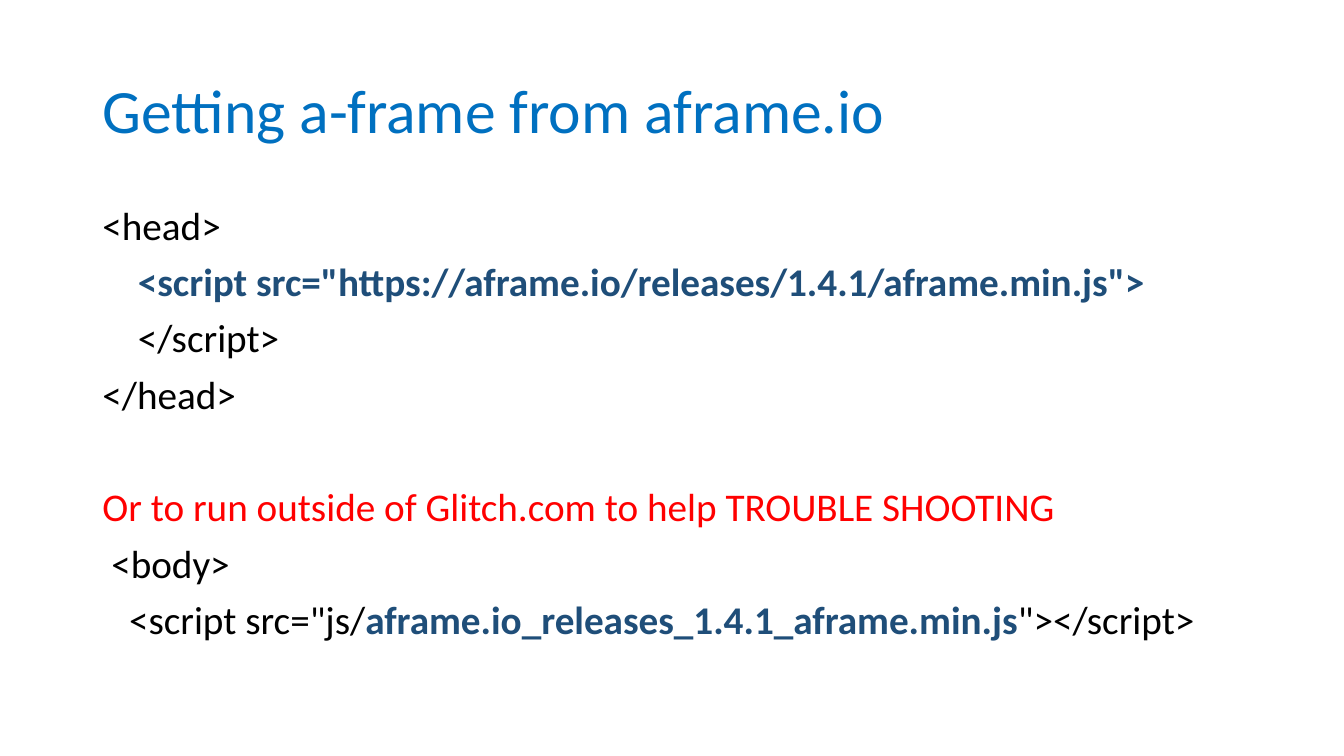
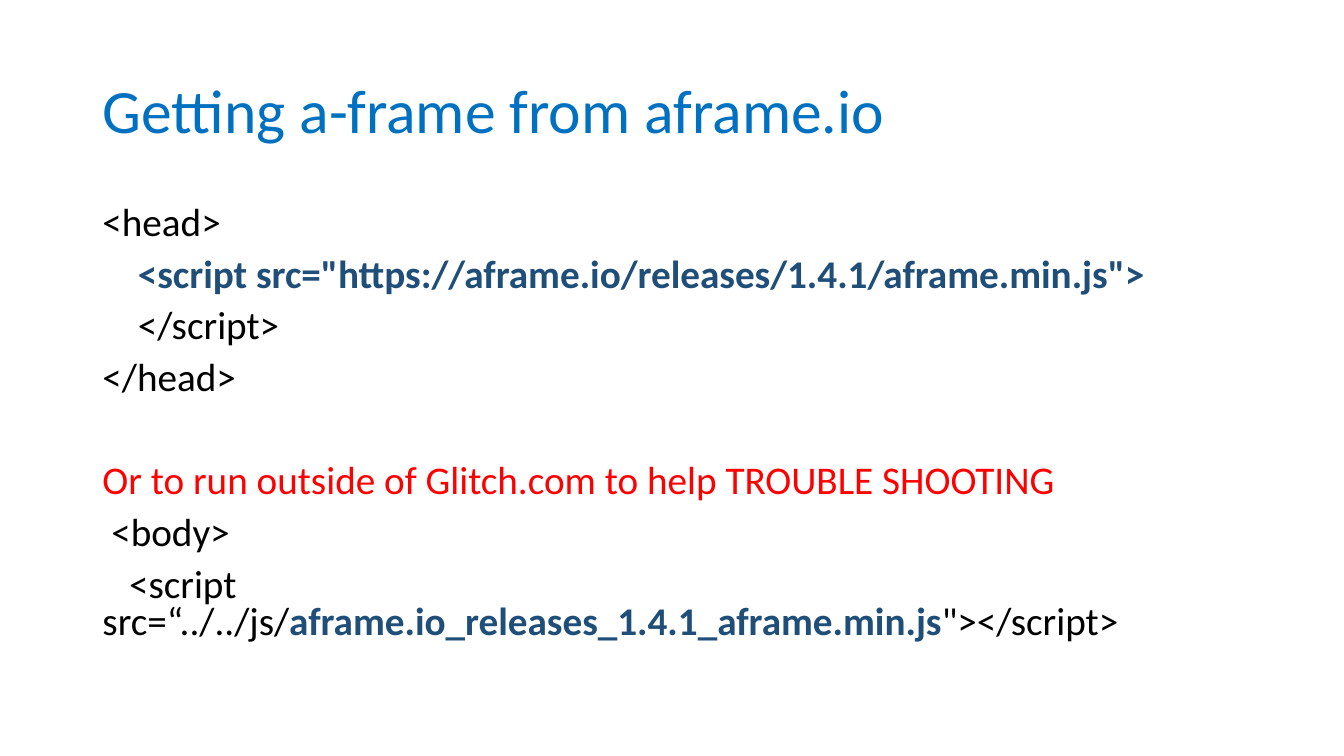
Before and after one commit to wonder-phil/UEMCON-2025, a slide deck: slide 23 of p01/VR-A-Frame-introduction.pptx. Drawn at 1344x756 pixels with LibreOffice and Linux fonts; fonts in the diff are those of the drawing. Boxes give left, top, right and bottom in pixels: in the first picture for what was removed or moved away, otherwise in the second. Text is boxed around its words. In the diff, an @@ line names an element or a change of style, - is before the commit and + after.

```diff
--- a/p01/VR-A-Frame-introduction.pptx
+++ b/p01/VR-A-Frame-introduction.pptx
@@ text at (x1=102, y1=208, x2=1144, y2=553): line spacing 0.9 to 0.8 @@
@@ text at (x1=102, y1=571, x2=1118, y2=642): text changed @@
-<script src="js/aframe.io_releases_1.4.1_aframe.min.js"></script>
+<script src=“../../js/aframe.io_releases_1.4.1_aframe.min.js"></script>
```
Also in this commit, not shown: 20 other files.
